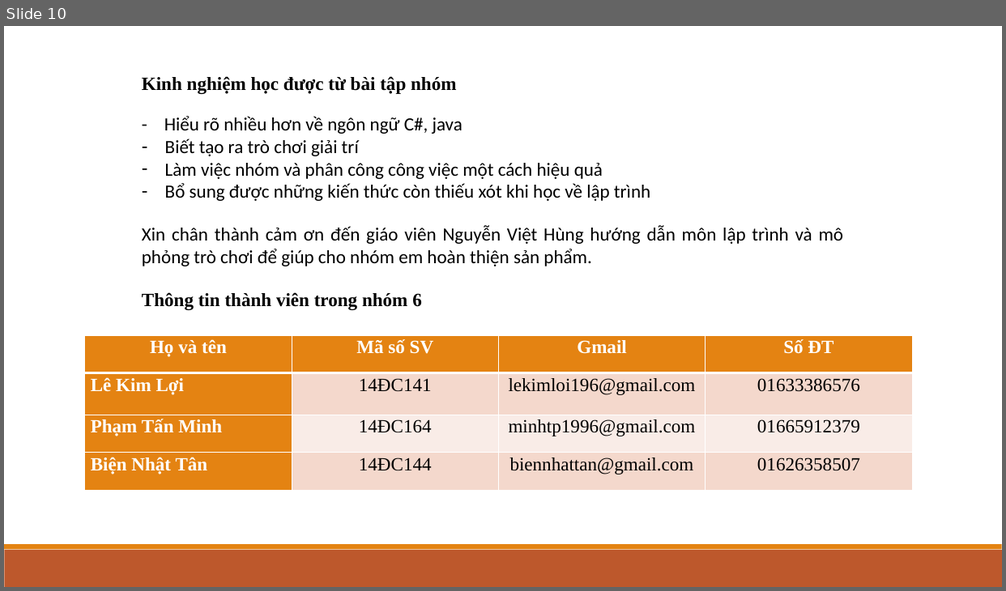
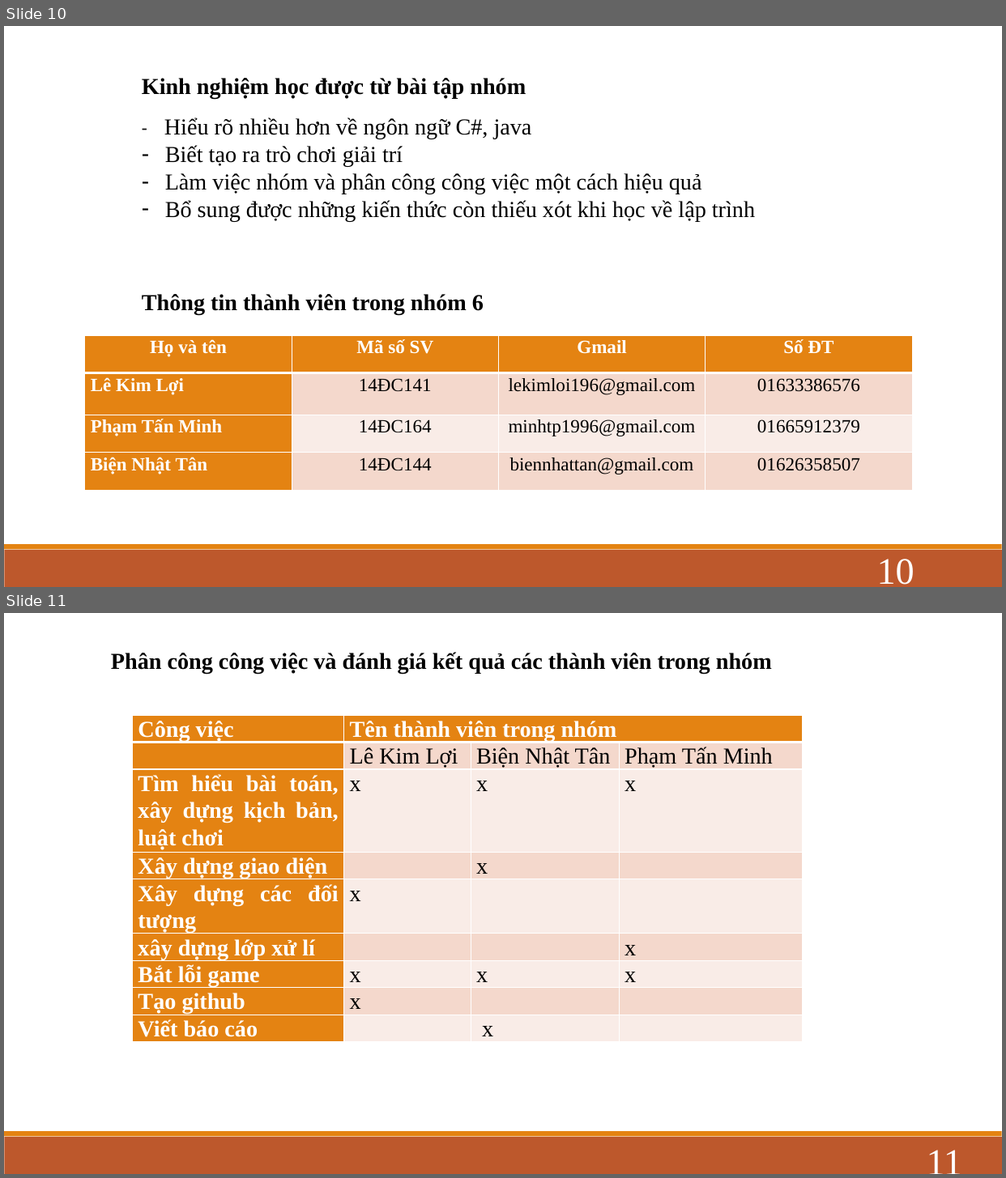
Before and after one commit to BaiCuoiKy/GameConRan, a slide deck: báo-cáo-game.pptx. Shown one above the other, each under a label of ours: slide 10 before the commit, slides 10 and 11 after it. The pictures are 1006x591 and 1006x1178 pixels, drawn with LibreOffice and Linux fonts; fonts in the diff are those of the drawing. Boxes give left, top, right and bottom in pixels: in the first picture for what was removed or moved away, otherwise in the second. Text is boxed around its words. In the diff, an @@ line names an element or a change of style, - is before the commit and + after.

```diff
--- a/báo-cáo-game.pptx
+++ b/báo-cáo-game.pptx
@@ slide 11 added at (4, 613, 1002, 1174), background #FFFFFF; not listed: 2 template elements that a slide beside it also shows @@
@@ text added at (111, 652, 772, 673), 22 pt, text #000000, bold @@
+Phân công công việc và đánh giá kết quả các thành viên trong nhóm
@@ table added at (133, 715, 803, 1067), 9 rows, 4 columns @@
+Công việc | Tên thành viên trong nhóm |  | 
+ | Lê Kim Lợi | Biện Nhật Tân | Phạm Tấn Minh
+Tìm hiểu bài toán, xây dựng kịch bản, luật chơi | x | x | x
+Xây dựng giao diện |  | x | 
+Xây dựng các đối tượng | x |  | 
+xây dựng lớp xử lí |  |  | x
+Bắt lỗi game | x | x | x
+Tạo github | x |  | 
+Viết báo cáo |  | x | 
@@ page number added at (863, 1144, 970, 1174), 36 pt, text #FFFFFF @@
+11
@@ slide 10 changed as well @@
@@ text "Kinh nghiệm học được từ ..." at (142, 78, 526, 98): size 18 to 22 pt @@
@@ text "- Hiểu rõ nhiều hơn ..." at (164, 118, 755, 221): size 18 to 22 pt, font Calibri to Times New Roman @@
@@ text removed at (142, 225, 844, 267) @@
-Xin chân thành cảm ơn đến giáo viên Nguyễn Việt Hùng hướng dẫn môn lập trình và mô phỏng trò chơi để giúp cho nhóm em hoàn thiện sản phẩm.
@@ text "Thông tin thành viên trong ..." at (142, 294, 484, 314): size 18 to 22 pt @@
@@ page number added at (877, 559, 914, 585), 36 pt, text #FFFFFF @@
+10
```
Also in this commit, not shown: 9 other slides changed.
